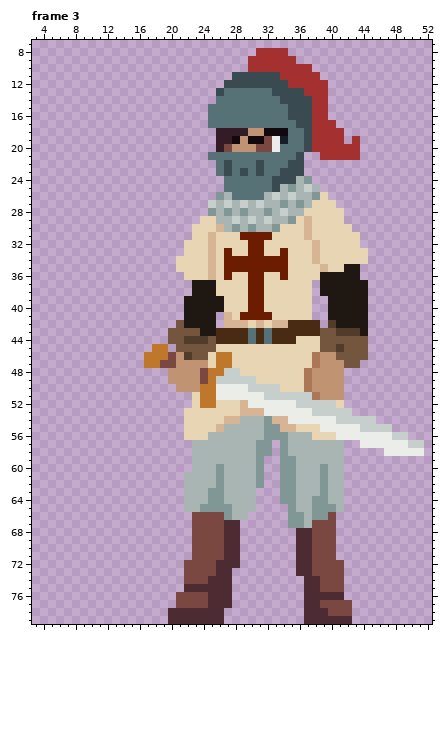
Pixel-art file: Images/AsepriteICON/Character.aseprite. The picture above is the old version.
64x80 pixels, 5 frames. Shown: frame 3: x 3..52, y 7..79. The commit also changed other frames, which this record leaves out.
Now the later version:
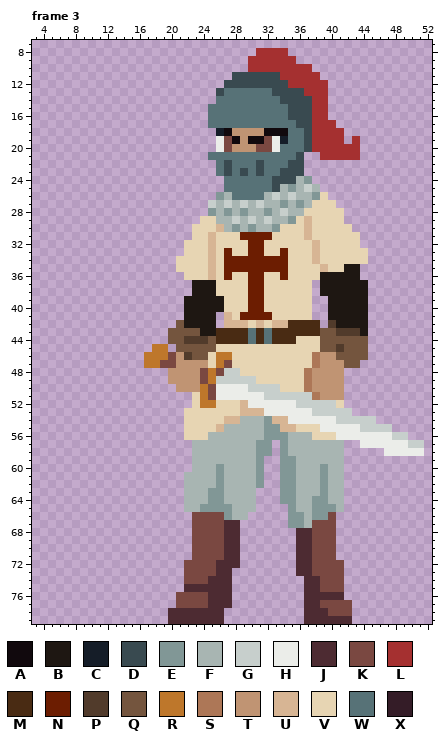
Palette (. is transparent): A #11090d  B #1e1712  C #151d28  D #394a50  E #819796  F #a8b5b2  G #c7cfcc  H #ebede9  J #4d2b32  K #7a4841  L #a53030  M #492b13  N #6c1d01  P #513b2b  Q #74553e  R #be772b  S #ad7757  T #c09473  U #d7b594  V #e7d5b3  W #577277  X #341c27
Diff:
layer "hair" removed
Frame 3:
y 18: x 26..29 XXXX -> CATT
y 19: x 26..27 XX -> HK
y 20: x 26 X -> H
y 47: x 27 R -> K
y 48: x 26 R -> K
y 50..51: x 25 R -> K
